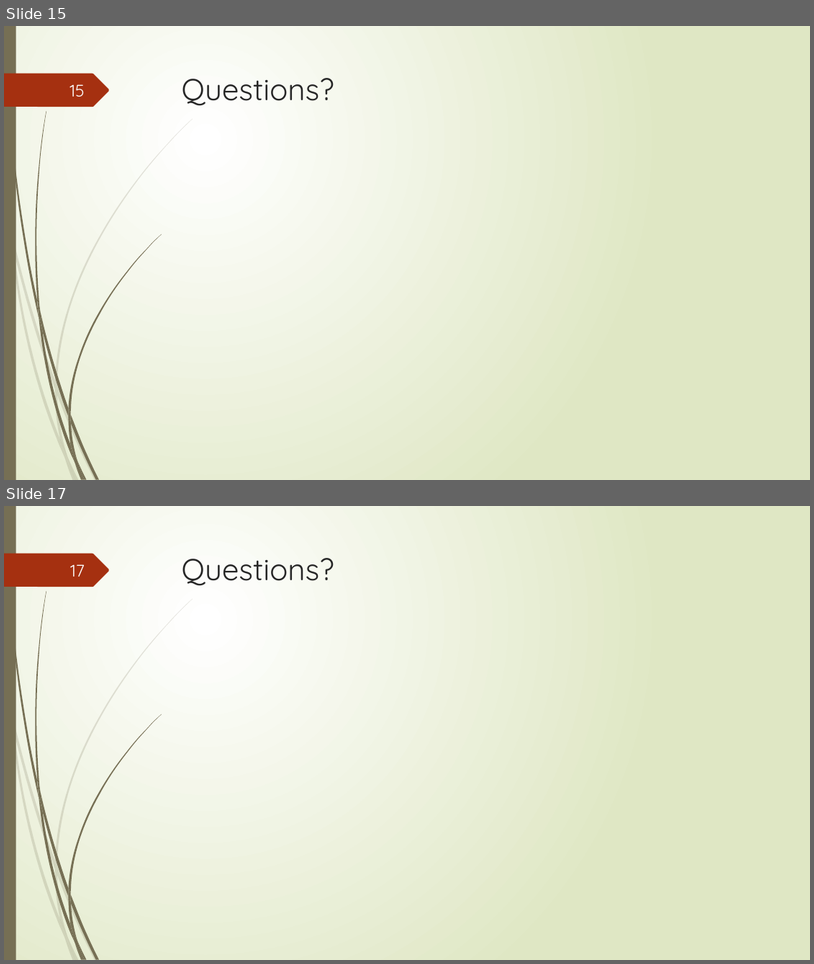
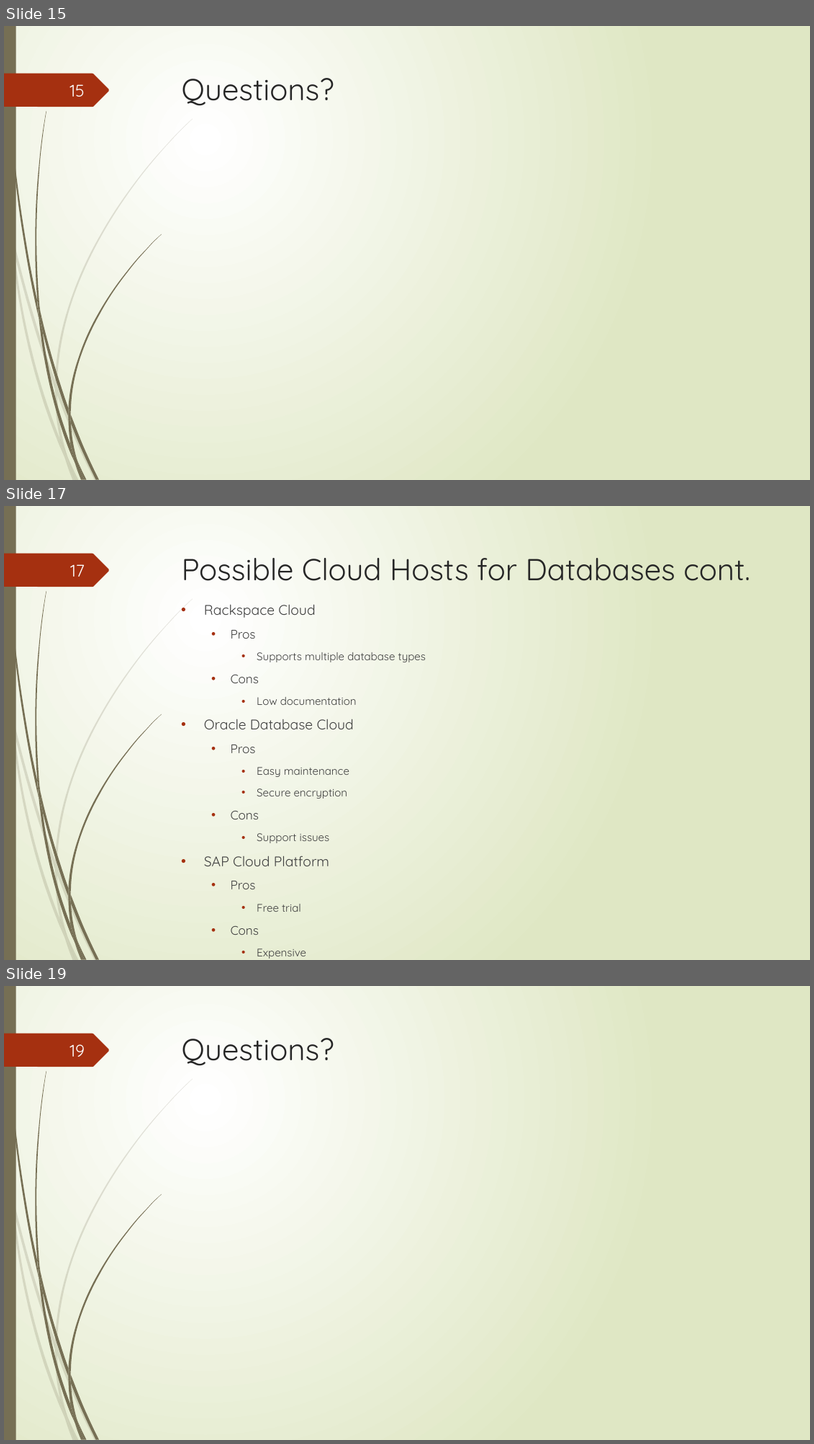
Before and after one commit to junmin-yee/Landmarked, a slide deck: Presentations/Sprint01 ReviewMeeting.pptx. Shown one above the other, each under a label of ours: slides 15 and 17 before the commit, slides 15, 17 and 19 after it; the slides between them are not shown. The pictures are 814x964 and 814x1444 pixels, drawn with LibreOffice and Linux fonts; fonts in the diff are those of the drawing. Boxes give left, top, right and bottom in pixels: in the first picture for what was removed or moved away, otherwise in the second. Text is boxed around its words. In the diff, an @@ line names an element or a change of style, - is before the commit and + after.

```diff
--- a/Presentations/Sprint01 ReviewMeeting.pptx
+++ b/Presentations/Sprint01 ReviewMeeting.pptx
@@ slide 17 added at bbox=[4, 506, 810, 960], background gradient #FFFFFF to #DFE8C4; not listed: 24 template elements that a slide beside it also shows @@
@@ page number added at bbox=[70, 564, 85, 577], 20 pt, text #FEFFFF @@
+17
@@ title added at bbox=[182, 558, 751, 581], 36 pt, text #262626 @@
+Possible Cloud Hosts for Databases cont.
@@ text added at bbox=[204, 604, 357, 958], 12.9 pt, text #404040 @@
+• Rackspace Cloud
+  • Pros
+    • Supports multiple database types
+  • Cons
+    • Low documentation
+• Oracle Database Cloud
+  • Pros
+    • Easy maintenance
+    • Secure encryption
+  • Cons
+    • Support issues
+• SAP Cloud Platform
+  • Pros
+    • Free trial
+  • Cons
+    • Expensive
@@ what was slide 17 is now slide 19 @@
@@ page number at bbox=[70, 1044, 85, 1057]: text changed @@
-17
+19
```
Also in this commit, not shown: 5 other slides added, 3 slides removed, 2 other files.
